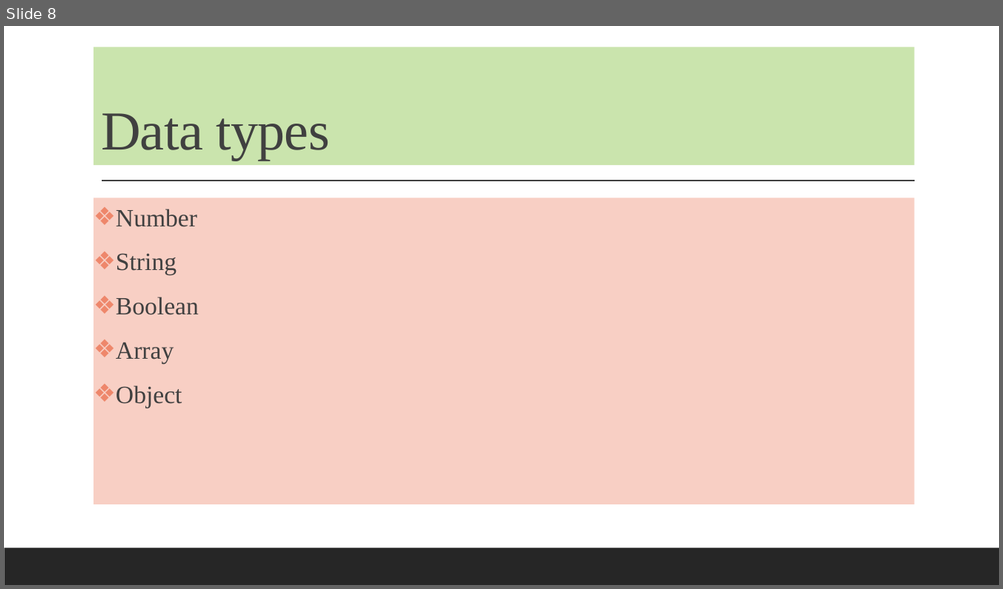
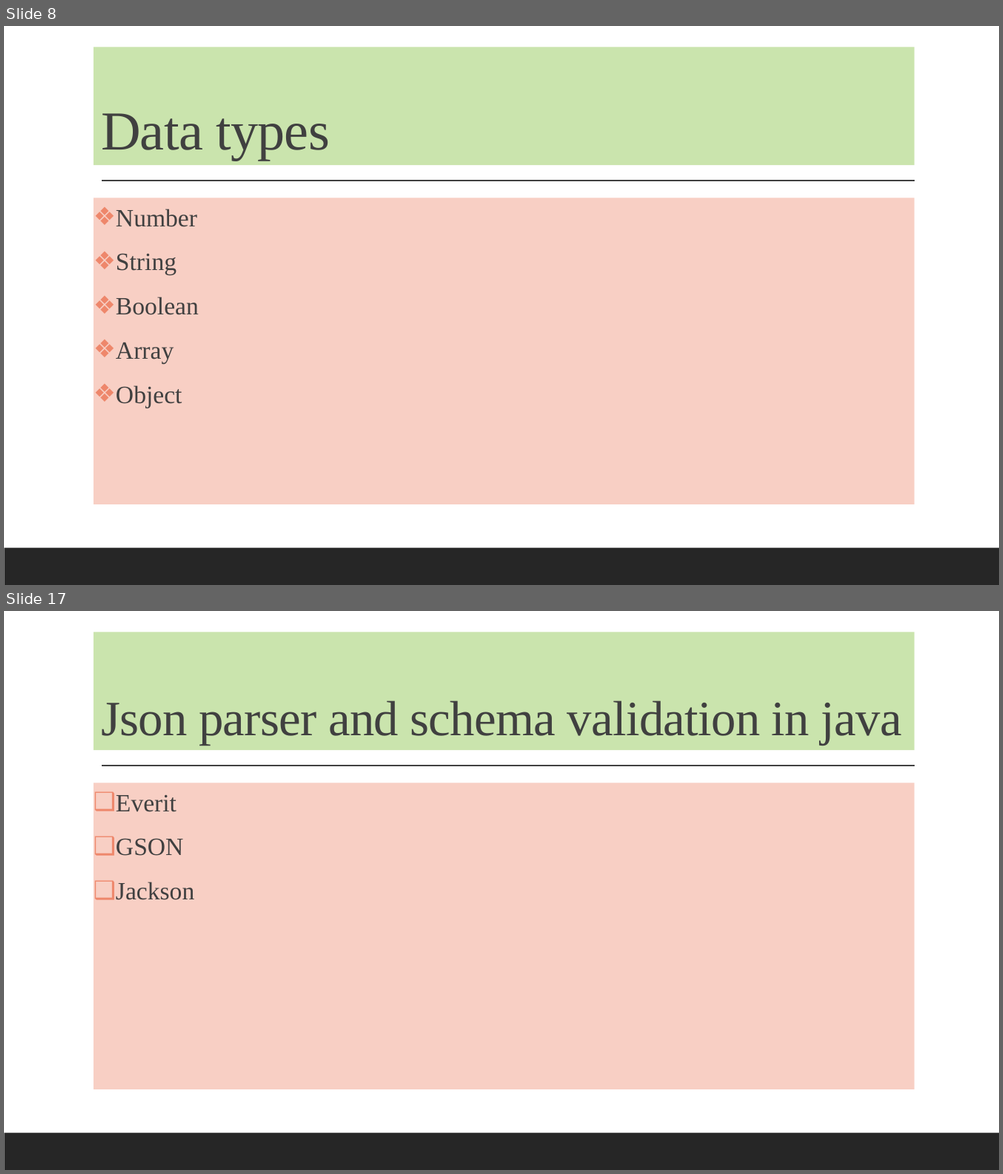
Before and after one commit to codefarm0/JSON, a slide deck: Json Tutorial.pptx. Shown one above the other, each under a label of ours: slide 8 before the commit, slides 8 and 17 after it; the slides between them are not shown. The pictures are 1003x589 and 1003x1174 pixels, drawn with LibreOffice and Linux fonts; fonts in the diff are those of the drawing. Boxes give left, top, right and bottom in pixels: in the first picture for what was removed or moved away, otherwise in the second. Text is boxed around its words. In the diff, an @@ line names an element or a change of style, - is before the commit and + after.

Commit message:
more about json

```diff
--- a/Json Tutorial.pptx
+++ b/Json Tutorial.pptx
@@ slide 17 added at box(4, 611, 999, 1170), background #FFFFFF; not listed: 2 template elements that a slide beside it also shows @@
@@ title added at box(94, 632, 914, 751), fill #CAE4AD, 47.7 pt, text #404040 @@
+Json parser and schema validation in java
@@ text added at box(94, 783, 914, 1090), fill #F8CFC4, 24 pt, text #404040 @@
+❑ Everit
+❑ GSON
+❑ Jackson
```
Also in this commit, not shown: 12 other slides added, 15 other files.
